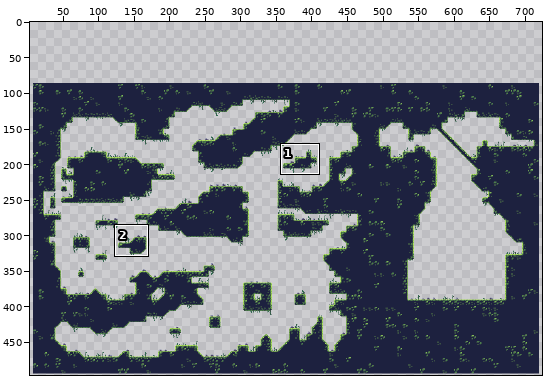
Sprite sheet -- prebuild/src/main/resources/rawTextures/grass_biome/grass_level0.png. The first picture is a wide view before the edit; the outline marks the close-up.
Close-up. Old version:
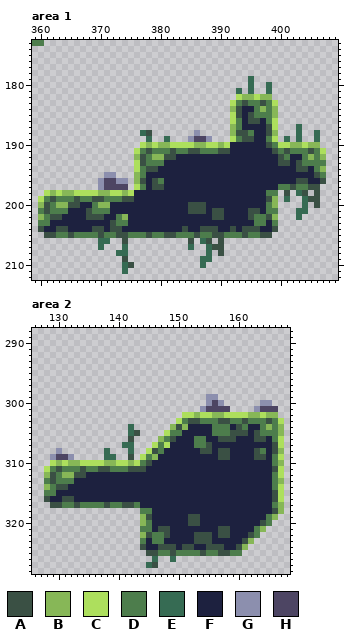
The file is 712x408 pixels. Shown: area 1: x 359..409, y 173..212; area 2: x 126..168, y 288..328. The old version is drawn lined up with the new one, on the new canvas. The wide view leaves out empty margins. The commit also changed other parts of the picture, which this record leaves out.
Palette (. is transparent): A #3a5044  B #87b757  C #addf5d  D #4d7d4c  E #366b53  F #1d213f  G #8c8fae  H #4d4563
Pixels before, area 1, first column x 359:
173 DD...............................................
174 .................................................
175 .................................................
176 .................................................
177 .................................................
178 .................................................
179 ....................................E............
180 ....................................E..E.........
181 ..................................E.E..E.........
182 ..................................CBBCBB.........
183 .................................CDADDADC........
184 .................................BAFFDBDB........
185 .................................CAFADDDB........
186 .................................CDFAAFDC........
187 .................................BDFFFFAC...E....
188 ..................EA.......G.....BAADFFAB...E..E.
189 ...................E..E...GHHG...CDAAFFDC.E.E..E.
190 ..................CBCBBCCCCBBCCBCFFFFFFADCCBBCBB.
191 .................CDADDDADDAADDDAAFFFFFFFADADDDADC
192 .................BADBBAAFFFFFFFFFFFFFFFFFADFFDBDB
193 .................CADDDFFFFFFFFFFFFFFFFFFFAAFADDDD
194 .................CDAAFFFFFFFFFFFFFFFFFFFFFFFAAFDB
195 ............GG...BDFFFFFFFFFFFFFFFFFFFFFFFFFFFFAD
196 ...........GHHGG.BAFADFFFFFFFFFFFFFFFFFFFFFFAAFFA
197 ...........GHHHH.CDFAAFFFFFFFFFFFFFFFFFFFDDADDAA.
198 ..CBCBBCCCCBBCCBCFFFFFFFFFFFFFFFFFFFFFFDD.A.EA.A.
199 .CDADDDADDAADDDAAFFFFFFFFFFFFFFFFFFFFFFAB.E..EAA.
200 .BADBBAAFFDBBFFFFFFFFFFFFFAAAFFFFFFFFFFDB....E.A.
201 .DADDDFFFADDDFFFFFFFFFFFFFAAAFAAFFFFAAFDD...EE...
202 .BDAAFFFFAAAFFDBFFFFFFFFFFFFFFAAFFFFADDAB...E....
203 .DDFFFFFFFFFFADDFFFFFFFFFFFFFFFFFFFFFDDFD........
204 .AFFAAFFFFAAFAAFFFFFFFFFFAFFAAAFFAFAAAFFA........
205 ..AADDADDDDADDAADDDADDAADDDADDAADDDADDAA.........
206 ...........EE..A..........A.EA.A.................
207 ...........E...E..........E..EAA.................
208 ..............EE.............E.A.................
209 ...............A............EE...................
210 ...............EA...........E....................
211 ...............E.................................
Pixels before, area 2, first column x 128:
299 ...........................GG...........
300 ...........................GHG......GG..
301 ..........................GHHHH....GHHH.
302 .......................CCBCCBBCCCCBBCBB.
303 ......................CDAADDDAADDADDDADC
304 ..............E......BABFFFFDDDFADFFDBDB
305 ..............EA....CDDFFFFFDDDAAAFADDDB
306 ..............A....BDAFFFDDFFAAAFFFAAFDC
307 .............EE...CDCFFFFDDAFFFFFFFFFFAC
308 ..G.......E...E..CADFFFFFFAAFAAFFFFADFAB
309 .GHHG.....EE..A.CDBFFFFFFFFFFAAFFFFAAFDC
310 .CBCBBCCCCBBCCBCDAFFFFFFFFFFFFFFFFFFFFDB
311 CDADDDADDAADDDAAAFFFFFFFFFFFFFFFFFFFFFAC
312 BADBBAAFFFFFFFFFFFFFFFFFFFFFFFFFFFFFFFDC
313 DADDDFFFFFFFFFFFFFFFFFFFFFFFFFFFFFFFFFDB
314 BDAAFFFFFFFFFFFFFFFFFFFFFFFFFFFFFFFFFFDC
315 DDFFFFFFFFFFFFFFFFFFFFFFFFFFFFFFFFFFFFAC
316 AFFAAFFFFFFFFFFFFFFFFFFFFFFFFFFFFFFFFFAC
317 .AADDADDDDADDAADFFFFFFFFFFFFFFFFFFFFFFDB
318 ................DDFFFFFFFFFFFFFFFFFFFFAB
319 ................BAFFFFFFAAFFFFFFFFFFFDB.
320 ................BDFFFFFFAAFFFFFFFFFFAD..
321 ................DDFAAFFFFFFFFAAFFFFDB...
322 ................BADDAFFFFAAAFAAFFFAD....
323 ................DFDDFFFFFAAAFFFFFAB.....
324 ................AFFAAAFAAFFAAAFFAB......
325 .................AADDADDDDADDAADD.......
326 ..................E..E..................
327 .................EA.....................
After:
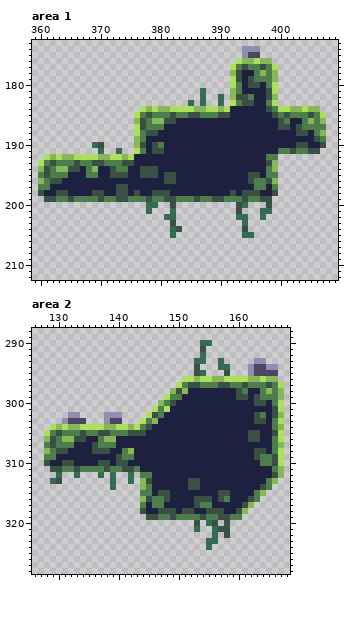
Difference:
canvas 712x408 -> 728x496, the old top-left corner now at 8,86
Changed rows in their new state; - is an unchanged pixel.
Area 1:
first column x 359:
173 ..-----------------------------------------------
174 -----------------------------------GGG-----------
175 -----------------------------------GHH-----------
176 ----------------------------------CBBCBB---------
177 ---------------------------------CDADDADC--------
178 ---------------------------------BAFFDBDB--------
179 ---------------------------------CAFADDDB--------
180 ---------------------------------CDFAAFDC--------
181 ----------------------------E----BDFFFFAC--------
182 ----------------------------E--E-BAADFFAB--------
183 --------------------------E-E--E----AFF----------
184 ------------------CBCBBCCCCBBCCBCFF--FFADCCBBCBB-
185 -----------------CDADDDADDAADDDAAFF-FFFFADADDDADC
186 -----------------BADBBAAFFFFFFFFFFF-FF-FFADFFDBDB
187 -----------------CADDDFFFFFFFFFFFFF----FFAAFADDDD
188 -----------------CD-AFFFFFFFFFFFFFFFF--FFFFFAAFDB
189 -----------------BDFFFFFFFFFFFFFFFFFF--FFFFFFFFAD
190 ----------EA-----BAFADFFFFFFFFFFF------FFFFFAAFFA
191 -----------E--E----FAAFFFFFFFFFFF-------F-DA---A.
192 --CBCBBCCCCBBCCBCFFFFFFF---------------DD........
193 -CDADDDADDAADDDAAFFFFF-----------------AB........
194 -BADBBAAFDBFFADDFFA--------------------DB........
195 -DADDDFFFDDFFAAAFFAAA-AA------------AA-DD........
196 -BDAAFFFFFFFFFFFFFF-FFAA------------ADDAB........
197 -DDFFFFFFFFFFFAAFFF-FF---------------DD-D.......-
198 -AFFAAFFFFAAFFAAFA--AAA----------A-AAA-FA-.-..-.-
199 -.A---AD--D---A-DDDADDAADDDADDAADDDADDA-.-.--...-
200 -..................EE..A..........AE...A.----.-.-
201 -..................E...E..........A...EE.---..---
202 -.....................EE..........EE..E..---.----
203 -......................A...........E.....--------
204 -......................EA..........-.....--------
205 --.....................E...........EE...---------
206 -----------..--.----------.-..-.-----------------
207 -----------.---.----------.--...-----------------
208 --------------..-------------.-.-----------------
209 ---------------.------------..-------------------
210 ---------------..-----------.--------------------
211 ---------------.---------------------------------
Area 2:
first column x 128:
290 --------------------------EE------------
291 --------------------------A-------------
292 --------------------------E-------------
293 -------------------------EE--E-----GG---
294 -------------------------A---EE---GHHGG-
295 -------------------------AE---A---GHHHH-
296 -----------------------CCBCCBBCCCCBBCBB-
297 ----------------------CDAADDDAADDADDDADC
298 ---------------------BABFFFFFFFFADFFDBDB
299 --------------------CDDFFFFFFFFFAAFADDDB
300 -------------------BDAFFFFFFFFFFFFFAAFDC
301 ------------------CDCFFFFFFFFFFFFFFFFFAC
302 ----GG----GGG----CADFFFFFFFFFFFFFFFADFAB
303 ---GHHH---GHH---CDBFFFFFFFFFFFFFFFFAAF--
304 -CBCBBCCCCBBCCBCDAFFFFFF----FFF-FF--FF--
305 CDADDDADDAADDDA-AFFFFFF-----FFFFFFA-FFAC
306 BADBBAAFFDBBFFFFFFFFFF---FF--FFF--A-F---
307 DADDDFFFADDDFFFFFFFFF----FFF----------DB
308 BDAAFFFFAAAFFDBFFFFF------FF-FF-----A-DC
309 DDFFFFFFFFFFADDFFFF----------FF-----DDA-
310 AFFAAFFFFAAFAAFFFF------------------DDAC
311 .A---AD--D---A-DF---------------------DB
312 ..E..E...E.E..E.DD--------------------AB
313 .EA........E..E.BA------AA-----------DB.
314 ...........E....BD------AA----------AD..
315 ................DD-AA--------AA----DB...
316 ................BADDA----AAA-AD---AD....
317 -...............D-DD-----ADD-----AB.....
318 ----------------AF-AAA-AA--AAA--AB......
319 ----------------.-ADDADDDDADDAADD......-
320 ----------------.........-.EA.A.......--
321 ----------------.........E..E--......---
322 ----------------............E.-.....----
323 ----------------...........EE......-----
324 ----------------...........E......------
325 -----------------................-------
326 ------------------.--.------------------
327 -----------------..---------------------
Boxes around the changes in both close-ups, in picture pixels (x1, y1, x2, y2):
erased: (32, 40, 44, 46)
changed: (38, 46, 326, 274)
changed: (44, 340, 284, 568)
